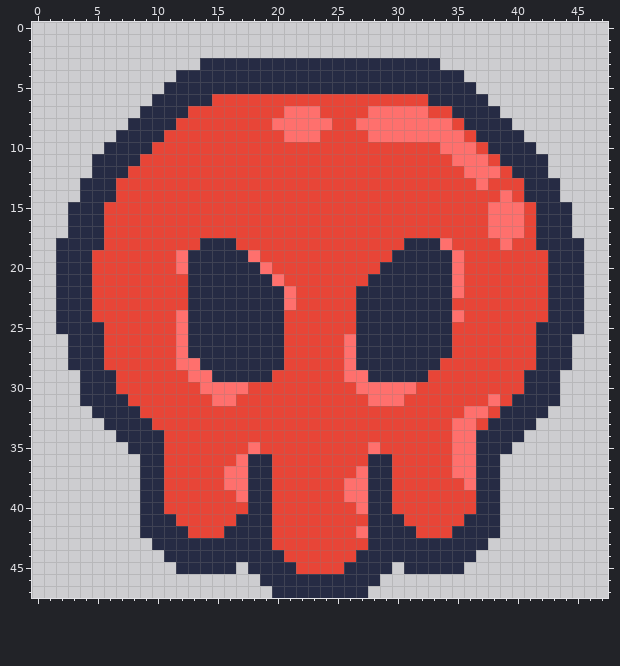
Pixel-art file, stored at Assets/kenney_tiny-dungeon/Custom/Orb/BossHP_Phase1.aseprite. This is how it looked before the edit.
48x48 pixels, 1 frame.
Now the later version:
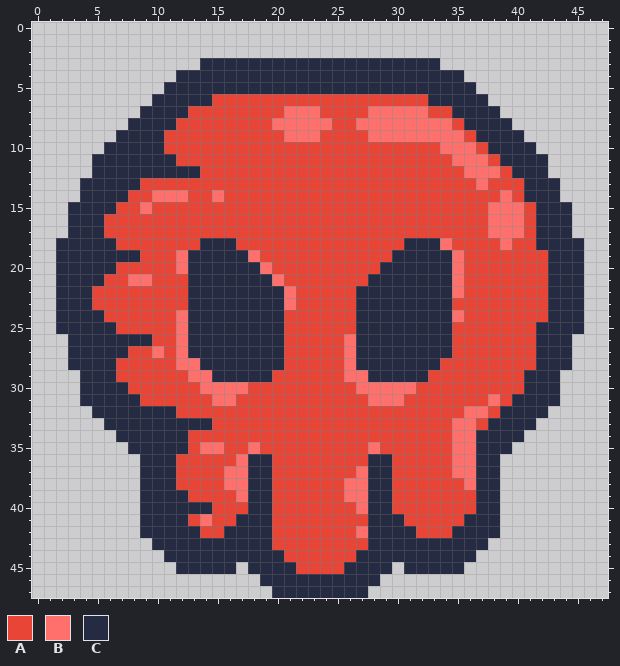
Palette (. is transparent): A #e84537  B #ff706d  C #262b44
From old to new:
Layers "Outline", "Fill":
Colour A becomes colour B in row 14 at x 10 to 12 and 15; in row 15 at x 9; in row 21 at x 8 to 9; in row 27 at x 10; in row 35 at x 14 to 15; in row 41 at x 14.
Colour A becomes colour C in row 10 at x 10; in row 11 at x 9 to 11; in row 12 at x 8 to 13; in row 13 at x 7 to 8; in row 14 at x 7; in row 15 at x 6.
Colour A becomes colour C in row 18 at x 6; in row 19 at x 5 to 8; in row 20 at x 5 to 6; in row 21 at x 5; in row 24 at x 5; in row 25 at x 6.
Colour A becomes colour C in row 26 at x 6 to 9; in row 27 at x 6 to 7; in row 28 at x 6; in row 30 at x 7; in row 31 at x 8; in row 32 at x 9 to 11.
Colour A becomes colour C in row 33 at x 10 to 14; in rows 34 to 35 at x 11 to 12; in rows 36 to 38 at x 11; in row 39 at x 11 to 12; in row 40 at x 11 to 14; in row 41 at x 12.
Colour A becomes colour C in row 42 at x 13.
Boxes around the changes in both pictures, in picture pixels (x1, y1, x2, y2):
changed: (92, 142, 224, 538)
